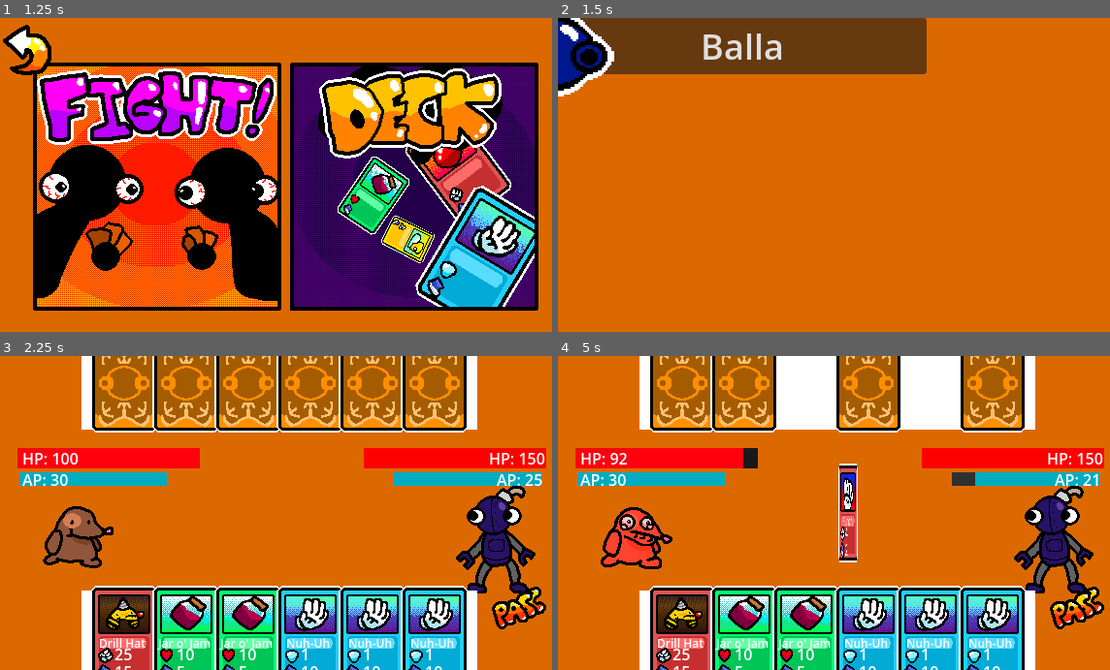
Above: before the commit, frames 1-4 (two rows, left to right).
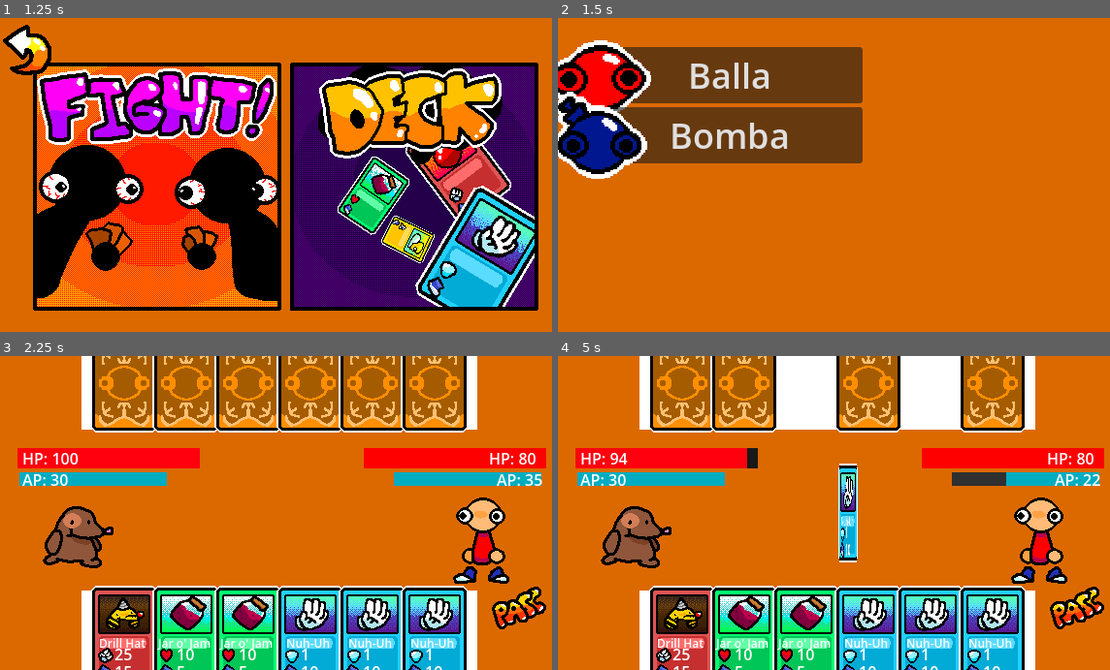
Above: after the commit, the same moments.

Repository: DylanMather2004/turn-based-deck-builder
Game: Godot game, scene res://Scenes/main_menu.tscn
Two runs of this game, one before a commit and one after it. Both use one fixed random seed, a clock stepped at 60 frames per second and the inputs below.
Inputs (mouse positions are in pixels of both pictures, inside the frame that each line leads up to):
- Up to frame 1 (1.25 s): click "Play" at 0.5 s
- Up to frame 2 (1.5 s): click (712, 187) at 1.25 s
- Up to frame 3 (2.25 s): click "Balla" at 2 s
- Up to frame 4 (5 s): click (1076, 607) at 2.75 s; click (1076, 607) at 3.5 s; click (1076, 607) at 4.25 s

Frame 1 is identical in both runs. In frame 2, 24% of the frame differs, in the area x 0-67%, y 0-52%; in frame 3, 3.0%; in frame 4, 5.5%.

Commit message:
Balla Character added to game
- Created the Balla Resource
- Created balla spriteframes

Diff:
--- a/Characters/Balla.tres
+++ b/Characters/Balla.tres
@@ -1,11 +1,19 @@
-[gd_resource type="Resource" script_class="CharacterTemplate" load_steps=3 format=3 uid="uid://cww52qnsl656k"]
+[gd_resource type="Resource" script_class="CharacterTemplate" load_steps=9 format=3 uid="uid://cww52qnsl656k"]
 
 [ext_resource type="Script" path="res://Characters/CharacterTemplate.gd" id="1_j8we1"]
 [ext_resource type="Script" path="res://Scripts/Card Scripts/GenericCard.gd" id="1_luhts"]
+[ext_resource type="Resource" uid="uid://qoywkxvppsxg" path="res://Cards/Attack Cards/Punch.tres" id="2_hm3q1"]
+[ext_resource type="Resource" uid="uid://cpw10blpmwqap" path="res://Cards/Attack Cards/Dodgeball.tres" id="3_euvxa"]
+[ext_resource type="Resource" uid="uid://c7odwrv5pjg06" path="res://Cards/Heal Cards/Juicy.tres" id="5_e0ueo"]
+[ext_resource type="Texture2D" uid="uid://2upxtnegd36j" path="res://Sprites/Icons/Balla_Icon.png" id="6_7qi4i"]
+[ext_resource type="Resource" uid="uid://mp3anqjhybd5" path="res://Cards/Shield Cards/NuhUh.tres" id="6_gmwys"]
+[ext_resource type="SpriteFrames" uid="uid://b8mnwaw3agreq" path="res://Sprites/Character Sprites/Balla.tres" id="8_c7irr"]
 
 [resource]
 script = ExtResource("1_j8we1")
-character_name = ""
-health = 0
-ap = 0
-deck = Array[ExtResource("1_luhts")]([])
+character_name = "Balla"
+sprite_sheet = ExtResource("8_c7irr")
+icon = ExtResource("6_7qi4i")
+health = 80
+ap = 35
+deck = Array[ExtResource("1_luhts")]([ExtResource("3_euvxa"), ExtResource("3_euvxa"), ExtResource("3_euvxa"), ExtResource("2_hm3q1"), ExtResource("2_hm3q1"), ExtResource("2_hm3q1"), ExtResource("5_e0ueo"), ExtResource("5_e0ueo"), ExtResource("5_e0ueo"), ExtResource("6_gmwys"), ExtResource("6_gmwys")])
--- a/Prefabs/UI Prefabs/character_select_button.tscn
+++ b/Prefabs/UI Prefabs/character_select_button.tscn
@@ -4,16 +4,17 @@
 [ext_resource type="Texture2D" uid="uid://2upxtnegd36j" path="res://Sprites/Icons/Balla_Icon.png" id="2_qcfyw"]
 
 [node name="Character Select Button" type="Button" node_paths=PackedStringArray("sprite")]
-offset_right = 291.0
-offset_bottom = 58.0
+offset_top = -1.0
+offset_right = 245.0
+offset_bottom = 57.0
 theme_override_font_sizes/font_size = 36
 text = "Balla"
 script = ExtResource("1_ukgmd")
 sprite = NodePath("Sprite2D")
 
 [node name="Sprite2D" type="Sprite2D" parent="."]
-position = Vector2(0, 29)
-scale = Vector2(2.13433, 2.13433)
+position = Vector2(3, 30)
+scale = Vector2(1.81185, 1.81185)
 texture = ExtResource("2_qcfyw")
 
 [connection signal="pressed" from="." to="." method="_on_pressed"]
--- a/Scenes/main_menu.tscn
+++ b/Scenes/main_menu.tscn
@@ -10,6 +10,7 @@
 [ext_resource type="Script" path="res://Scenes/enemy_select_menu.gd" id="7_fi60y"]
 [ext_resource type="Script" path="res://Characters/CharacterTemplate.gd" id="8_imjai"]
 [ext_resource type="Resource" uid="uid://bu7u8pkobijiy" path="res://Characters/Bomba.tres" id="8_r5t2j"]
+[ext_resource type="Resource" uid="uid://cww52qnsl656k" path="res://Characters/Balla.tres" id="9_komr2"]
 
 [node name="MainMenu" type="Node2D" node_paths=PackedStringArray("title_menu", "game_mode_screen", "enemy_select_menu")]
 script = ExtResource("1_dv1vn")
@@ -96,15 +97,17 @@
 visible = false
 layout_mode = 3
 anchors_preset = 0
-offset_right = 373.0
-offset_bottom = 323.0
+offset_left = 40.0
+offset_top = 30.0
+offset_right = 413.0
+offset_bottom = 353.0
 script = ExtResource("7_fi60y")
-enemies = Array[ExtResource("8_imjai")]([ExtResource("8_r5t2j")])
+enemies = Array[ExtResource("8_imjai")]([ExtResource("9_komr2"), ExtResource("8_r5t2j")])
 button_prefab = ExtResource("7_fbbau")
 menu_panel = NodePath("VBoxContainer")
 
 [node name="VBoxContainer" type="VBoxContainer" parent="EnemySelectMenu"]
-offset_right = 380.0
+offset_right = 274.0
 offset_bottom = 319.0
 
 [connection signal="pressed" from="TitleMenu/Play Button" to="." method="_on_play_button_pressed"]
--- a/Scripts/Character Scripts/Character.gd
+++ b/Scripts/Character Scripts/Character.gd
@@ -92,7 +92,9 @@
 	health +=heal
 	health = clamp(health,0,max_health)
 	healthbar.value=health
+	health_text.text="HP: "+ str(health)
 	effect_animator.play("heal")
+
 func die():
 	pass
 func deduct_ap(cost:int):
--- a/Scripts/UI Script/character_select_button.gd
+++ b/Scripts/UI Script/character_select_button.gd
@@ -3,8 +3,10 @@
 @export var character_to_load:CharacterTemplate
 @export var sprite:Sprite2D
 
+
 func _ready():
 	sprite.texture=character_to_load.icon
+	text = character_to_load.character_name
 
 
 func _on_pressed() -> void:
--- /dev/null
+++ b/Sprites/Character Sprites/Balla.tres
@@ -0,0 +1,44 @@
+[gd_resource type="SpriteFrames" load_steps=6 format=3 uid="uid://b8mnwaw3agreq"]
+
+[ext_resource type="Texture2D" uid="uid://byv4wenuxqmnm" path="res://Sprites/Character Sprites/balla_sheet.png" id="1_yvl3u"]
+
+[sub_resource type="AtlasTexture" id="AtlasTexture_j0iso"]
+atlas = ExtResource("1_yvl3u")
+region = Rect2(0, 0, 128, 128)
+
+[sub_resource type="AtlasTexture" id="AtlasTexture_37mu7"]
+atlas = ExtResource("1_yvl3u")
+region = Rect2(128, 0, 128, 128)
+
+[sub_resource type="AtlasTexture" id="AtlasTexture_q1f0a"]
+atlas = ExtResource("1_yvl3u")
+region = Rect2(256, 0, 128, 128)
+
+[sub_resource type="AtlasTexture" id="AtlasTexture_8yo07"]
+atlas = ExtResource("1_yvl3u")
+region = Rect2(384, 0, 128, 128)
+
+[resource]
+animations = [{
+"frames": [{
+"duration": 1.0,
+"texture": SubResource("AtlasTexture_j0iso")
+}, {
+"duration": 1.0,
+"texture": SubResource("AtlasTexture_37mu7")
+}],
+"loop": true,
+"name": &"default",
+"speed": 5.0
+}, {
+"frames": [{
+"duration": 1.0,
+"texture": SubResource("AtlasTexture_q1f0a")
+}, {
+"duration": 1.0,
+"texture": SubResource("AtlasTexture_8yo07")
+}],
+"loop": true,
+"name": &"hurt",
+"speed": 5.0
+}]
Not shown: 1 places in Scenes/main_menu.tscn that only renumber resources
Binary file added: Sprites/Character Sprites/balla_sheet.png
Not shown, added: Sprites/Character Sprites/balla_sheet.png.import
